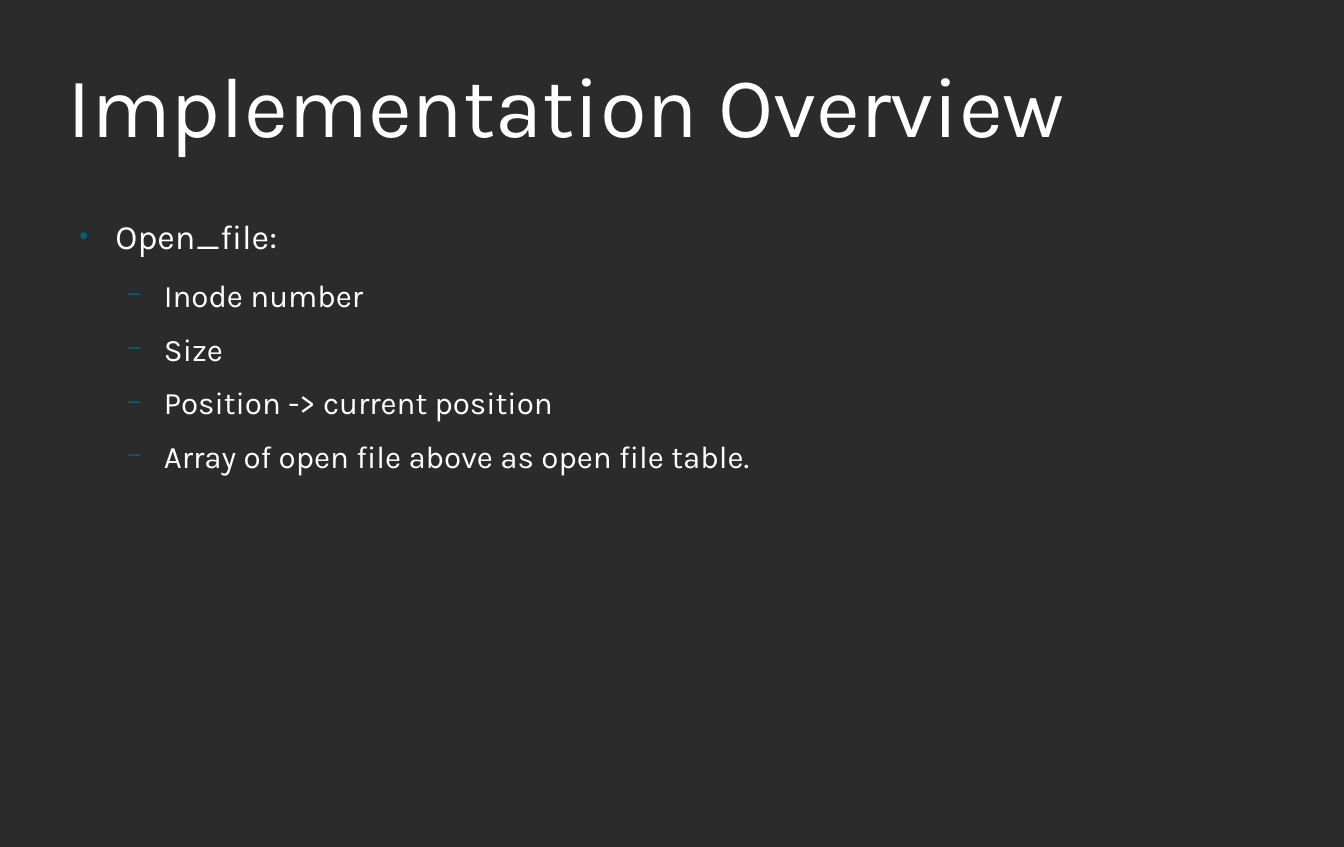
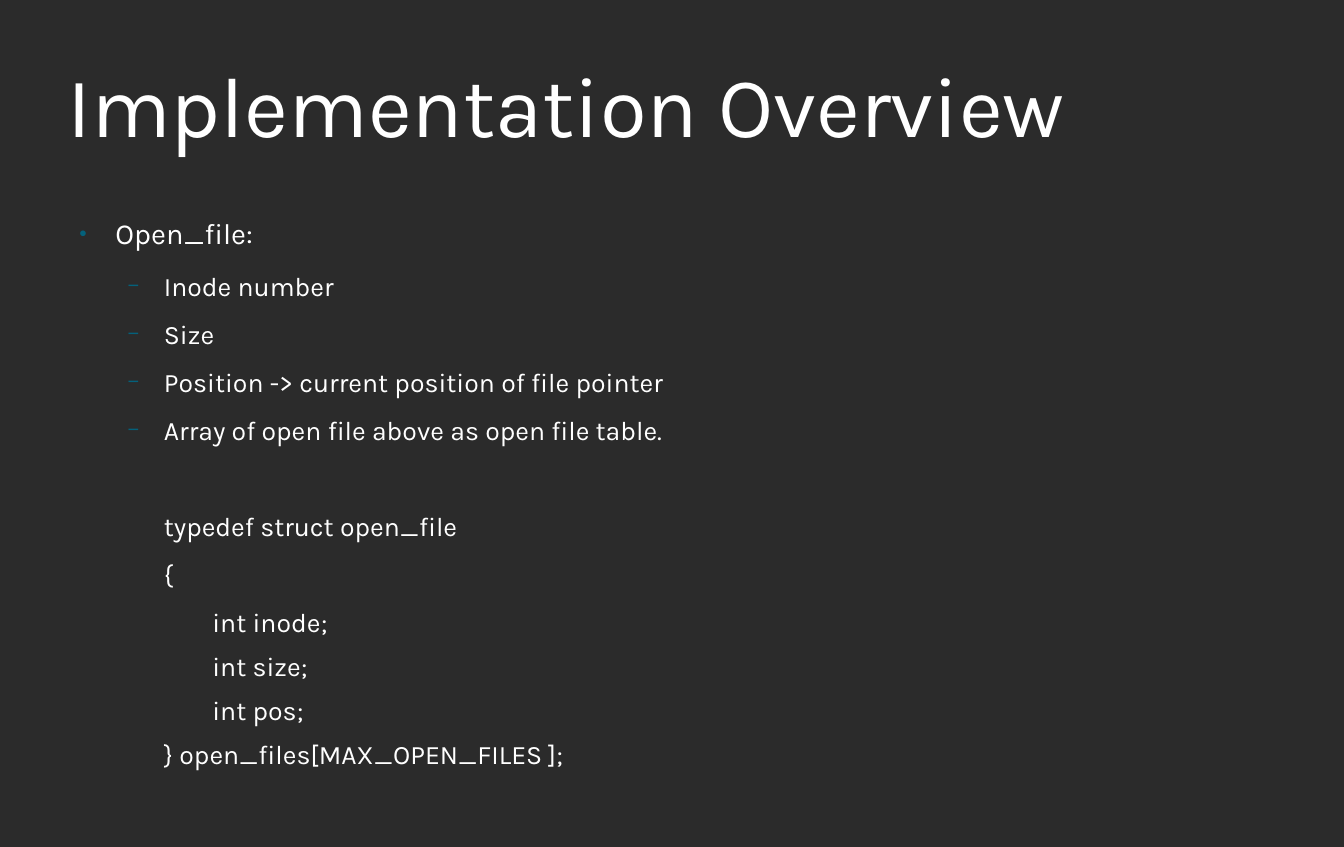
Before and after one commit to ankitmishra16/FIle-System, a slide deck: slide 9 of OS_Project_Report.odp (slide 8 before the commit). Drawn at 1344x847 pixels with LibreOffice and Linux fonts; fonts in the diff are those of the drawing; background and template pictures are left out; a plain dark background stands for a picture behind light text. Boxes give left, top, right and bottom in pixels: in the first picture for what was removed or moved away, otherwise in the second. Text is boxed around its words. In the diff, an @@ line names an element or a change of style, - is before the commit and + after.

```diff
--- a/OS_Project_Report.odp
+++ b/OS_Project_Report.odp
@@ text at (115, 224, 662, 447): size 24 to 20.4 pt in "Open_file:"; size 22 to 18.7 pt in "Inode number", "Size", "Array of open file above as open ..." @@
@@ text at (164, 373, 663, 399): text changed; size 22 to 18.7 pt @@
-  − Position -> current position
+  − Position -> current position of file pointer
@@ text at (164, 517, 542, 771): paragraphs added @@
+  typedef struct open_file
+  {
+    int inode;
+    int size;
+    int pos;
+  } open_files[MAX_OPEN_FILES ];
```
Also in this commit, not shown: 7 other slides changed, 5 slides added, 1 slide removed.
